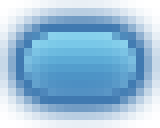
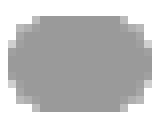
Layers edited between the first and the second w=160, h=128 image:
hid "OSDProgressMid" over [24, 32, 136, 96]
showed "OSDProgressBack" over [8, 16, 152, 112]
